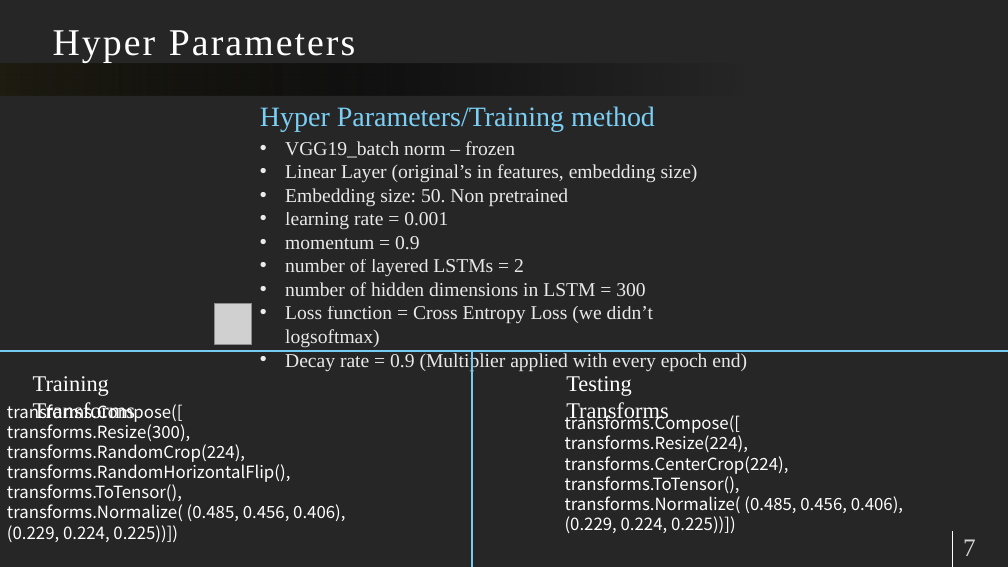
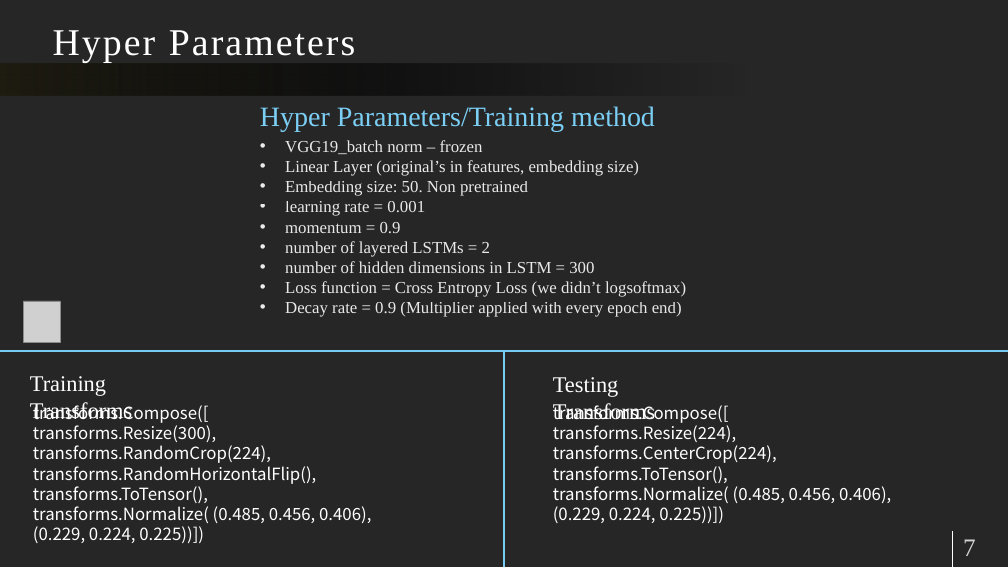
Before and after one commit to Shaun2h/Image-captioning, a slide deck: slide 7 of Deep Deep Deeeeep.pptx. Drawn at 1008x567 pixels with LibreOffice and Linux fonts; fonts in the diff are those of the drawing; grey boxes stand for pictures. Boxes give left, top, right and bottom in pixels: in the first picture for what was removed or moved away, otherwise in the second. Text is boxed around its words. In the diff, an @@ line names an element or a change of style, - is before the commit and + after.

```diff
--- a/Deep Deep Deeeeep.pptx
+++ b/Deep Deep Deeeeep.pptx
@@ text "VGG19_batch norm – frozen" at box(285, 140, 686, 317): size 28 to 24 pt @@
@@ picture: place and size @@
-picture at box(215, 303, 251, 344)
+picture at box(24, 301, 60, 342)
@@ line moved from (472, 567) - (472, 351) to (504, 567) - (504, 351) @@
@@ text "Training Transforms" rewrapped from box(7, 376, 183, 422) to box(30, 376, 132, 419) @@
@@ text "Testing Transforms" rewrapped from box(566, 376, 668, 424) to box(553, 377, 655, 420) @@
@@ text "transforms.Compose([": place and size @@
-text "transforms.Compose([" at box(7, 402, 345, 542)
+text "transforms.Compose([" at box(33, 402, 371, 543)
@@ text "transforms.Compose([": place and size @@
-text "transforms.Compose([" at box(565, 412, 903, 533)
+text "transforms.Compose([" at box(553, 403, 891, 523)
```
Also in this commit, not shown: 7 other slides changed, 2 slides added, 9 other files.
